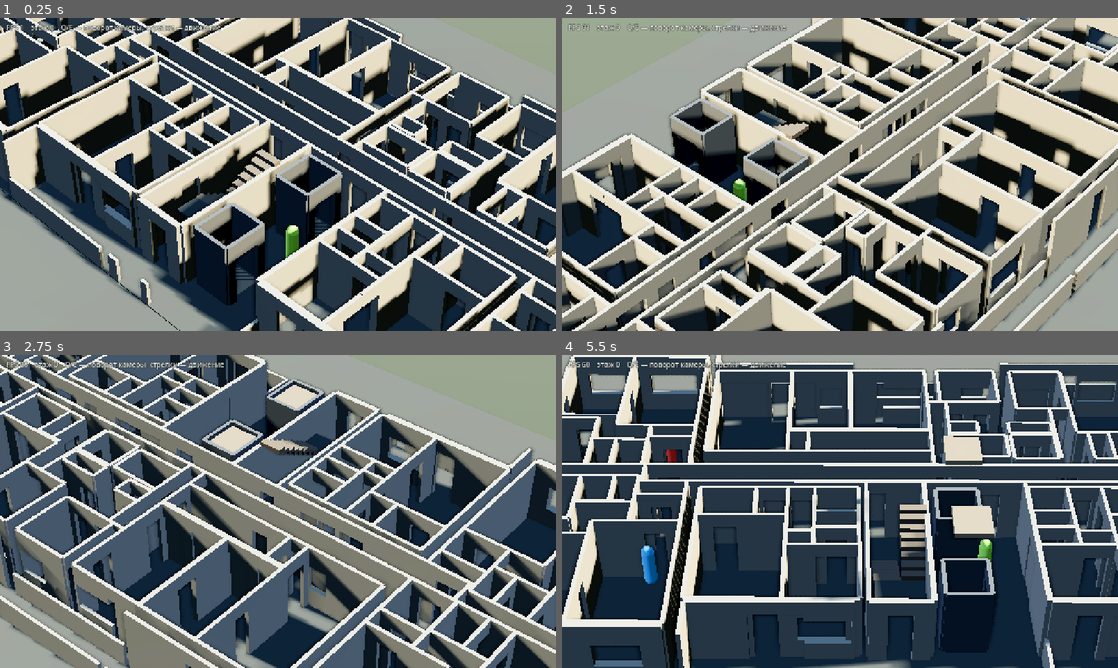
Above: before the commit, frames 1-4 (two rows, left to right).
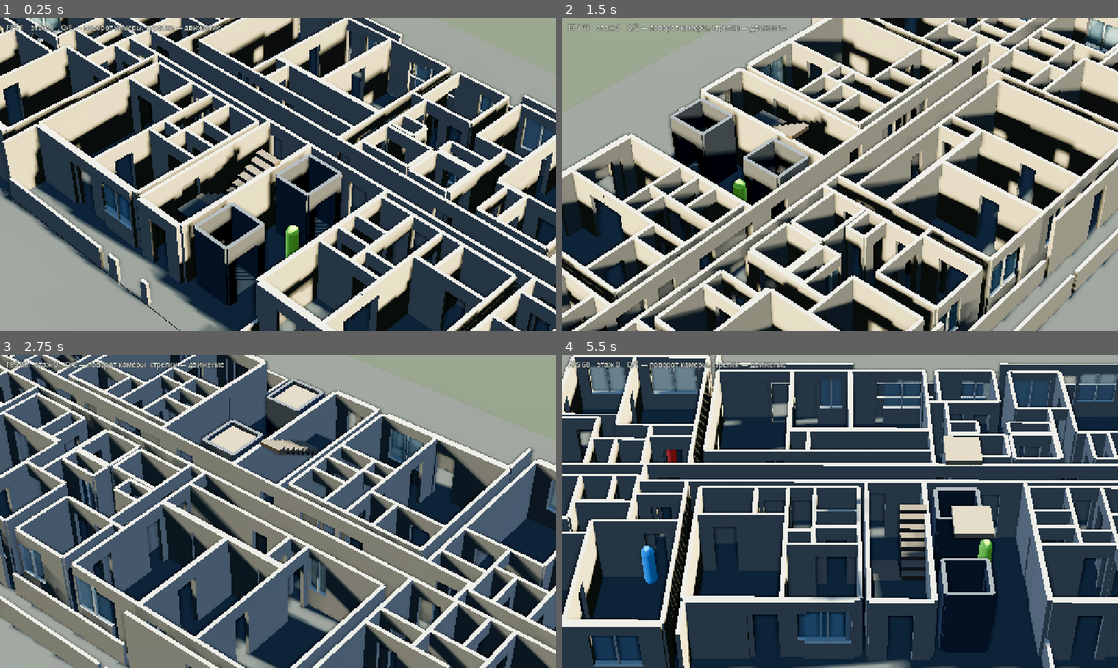
Above: after the commit, the same moments.

Repository: SashkoSoft/Godot_skilled
Game: Godot game, scene res://main.tscn
Two runs of this game, one before a commit and one after it. Both use one fixed random seed, a clock stepped at 60 frames per second and the inputs below.
Inputs:
- Up to frame 1 (0.25 s): no input
- Up to frame 2 (1.5 s): hold Right (ui_right) 0.53-1.28 s; hold Q 0.53-1.28 s; hold Down (ui_down) from 1.28 s (still down); tap E at 1.35 s
- Up to frame 3 (2.75 s): release Down (ui_down) at 2.03 s; hold Right (ui_right) from 2.03 s (still down); hold Q from 2.03 s (still down)
- Up to frame 4 (5.5 s): release Right (ui_right) at 2.78 s; release Q at 2.78 s; hold Up (ui_up) 2.78-3.53 s; tap E at 2.85, 4.35 s; hold Q 3.53-4.28 s; hold Left (ui_left) 3.53-5.03 s; hold Down (ui_down) from 5.03 s (still down); hold Q from 5.03 s (still down)

The runs differ from the first frame. In frame 1, 0.7% of the frame differs, in the area x 0-99%, y 0-66%; in frame 2, 1.2%; in frame 3, 1.4%; in frame 4, 2.7%, in the area x 4-100%, y 3-99%.

Commit message:
Стёкла в окнах
В оконный проём ставится стекло и вертикальный импост — только вид,
коллизии не нужны: проём и так перекрыт подоконником снизу и перемычкой
сверху. Перемычка над окном опущена с 0,9 до 0,45 м, иначе просвет был
1,09 м вместо полутора.

Сверка после остекления: помещений 76, без двери 0, недостижимо 0,
квартир с проблемами 0 из 8. Остекление на проходимость влиять не может —
стекло без коллизии, а проёмы стали только выше.

Цена: 4068 вызовов отрисовки на три этажа против 2900. Батчинг стен и
стёкол — отдельная задача.

Diff:
--- a/game/tower.gd
+++ b/game/tower.gd
@@ -156,6 +156,8 @@
 var _m_floor: ShaderMaterial
 var _m_stair: ShaderMaterial
 var _m_shaft: ShaderMaterial
+var _m_glass: StandardMaterial3D
+var _m_frame: ShaderMaterial
 
 const FADE_SHADER := """
 shader_type spatial;
@@ -287,6 +289,14 @@
 	_m_floor = _mat(Color(0.33, 0.34, 0.33))
 	_m_stair = _mat(Color(0.46, 0.42, 0.37))
 	_m_shaft = _mat(Color(0.38, 0.40, 0.42))
+	_m_frame = _mat(Color(0.80, 0.79, 0.75))
+	_m_glass = StandardMaterial3D.new()
+	_m_glass.albedo_color = Color(0.60, 0.74, 0.80, 0.28)
+	_m_glass.transparency = BaseMaterial3D.TRANSPARENCY_ALPHA
+	_m_glass.cull_mode = BaseMaterial3D.CULL_DISABLED
+	_m_glass.roughness = 0.06
+	_m_glass.metallic = 0.25
+	_m_glass.metallic_specular = 0.9
 	_apron()
 	for f in floors:
 		by_floor[f] = []
@@ -1104,7 +1114,8 @@
 		mi.name = "Wall_%d" % f
 
 	for h: Vector3 in cuts:
-		var above := 0.6 if h.z < 0.5 else 0.9
+		# над окном перемычка ниже: иначе просвет всего метр, а окно 1,5
+		var above := 0.6 if h.z < 0.5 else 0.45
 		var mesh := BoxMesh.new()
 		if dir.z > 0.5:
 			mesh.size = Vector3(thick, above, h.y)
@@ -1124,7 +1135,36 @@
 			sp.y = center.y + 0.425
 			var ms := _spawn(sill, sp, _m_wall, f)
 			ms.name = "Sill_%d" % f
+			_glaze(f, center + dir * h.x, dir, h.y, center.y, hw - above)
 		_mark(f, center + dir * h.x, dir, h.y, h.z, center.y)
+
+
+## Стекло в оконный проём: только вид, коллизии не надо — проём и так
+## перекрыт подоконником снизу и перемычкой сверху.
+func _glaze(f: int, pos: Vector3, dir: Vector3, width: float, base_y: float,
+		top: float) -> void:
+	var y0 := 0.85
+	var h := top - y0
+	if h < 0.3 or width < 0.3:
+		return
+	var glass := BoxMesh.new()
+	if dir.z > 0.5:
+		glass.size = Vector3(0.05, h, width - 0.10)
+	else:
+		glass.size = Vector3(width - 0.10, h, 0.05)
+	var mi := _spawn_visual(glass, Vector3(pos.x, base_y + y0 + h * 0.5, pos.z),
+			_m_glass, f)
+	mi.name = "Glass_%d" % f
+
+	# импост: одна вертикальная стойка, чтобы окно читалось окном
+	var bar := BoxMesh.new()
+	if dir.z > 0.5:
+		bar.size = Vector3(0.09, h, 0.07)
+	else:
+		bar.size = Vector3(0.07, h, 0.09)
+	var mb := _spawn_visual(bar, Vector3(pos.x, base_y + y0 + h * 0.5, pos.z),
+			_m_frame, f)
+	mb.name = "Mullion_%d" % f
 
 
 func _mark(f: int, pos: Vector3, dir: Vector3, width: float, kind: float, base_y: float) -> void:
@@ -1191,7 +1231,7 @@
 	return mi
 
 
-func _spawn_visual(mesh: Mesh, pos: Vector3, mat: ShaderMaterial, f: int) -> MeshInstance3D:
+func _spawn_visual(mesh: Mesh, pos: Vector3, mat: Material, f: int) -> MeshInstance3D:
 	var mi := MeshInstance3D.new()
 	mi.mesh = mesh
 	mi.material_override = mat
Not shown, added: docs/glazing.png
